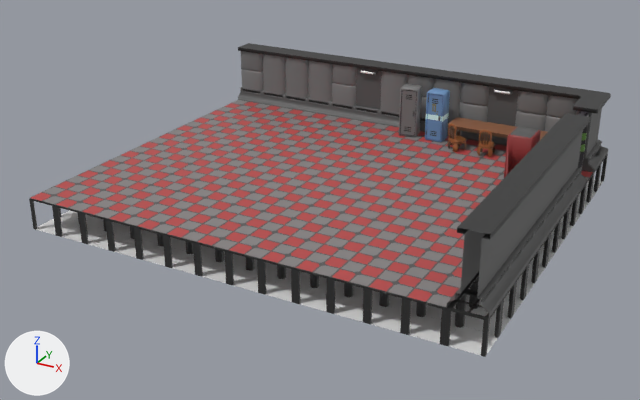
What one commit did to the FBX model Assets/Art/Models/Other/Character Customizer Scene.fbx.
Before and after are seen from a 50 mm lens placed at (100.44, 76.72, 10.38), pointed at (88.3, 98.8, -0.66). Arrows for +X, +Y and +Z are at lower left; the lights stay in place. Where no turn or scale is listed for an object, it has been applied to the vertices.

In view in the first picture: 'Plenum.160'.
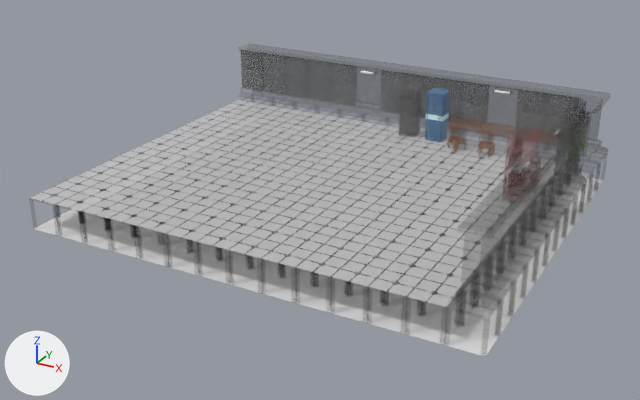
Scene script edits in JSON lines:
```json
{"op": "add", "block": "img_palette05_png_001", "code": ["img_palette05_png_001 = load_image('Palette05.png.001', '../../Textures/Palette05.png', 256, 256, 'Non-Color')"]}
{"op": "add", "block": "mat_palette05", "code": "n3 = _N.new('ShaderNodeTexImage'); n3.name = 'Image Texture.001'"}
{"op": "add", "block": "mat_palette05", "code": "n3.image = img_palette05_png_001"}
{"block": "mat_palette05", "where": "n0 = _N.new('ShaderNodeBsdfPrincipled'); n0.name = 'Principled BSDF'"}
{"op": "add", "block": "mat_palette05", "code": "_L.new(n3.outputs[0], n0.inputs[4])  # 'Color' to 'Alpha'"}
{"block": "me_plane_1159", "where": "# used by ob_plenum_160; location = (82.0, 94.0, 0.0)"}
{"op": "remove", "block": "me_plane_1159", "code": "me_plane_1159.from_pydata(...)  # 24575 vertices, 16024 faces; spans x -0.51..13.51, y -0.5..11.5, z -1.01..2.06"}
{"op": "add", "block": "me_plane_1159", "code": "me_plane_1159.from_pydata(...)  # 24734 vertices, 15951 faces; spans x -0.51..13.51, y -0.5..11.5, z -1.01..2.06"}
{"block": "me_plane_1159", "change": "me_plane_1159 part 1: 10 vertices removed from x 3.5..3.61, y 0.39..0.5, z -1.01..-0.04; 242 vertices added at x -0.5..12.5, y -0.5..10.5, z 0.0"}
{"block": "me_plane_1159", "change": "me_plane_1159 part 2: 25 vertices removed from x 12.52..13.5, y 8.5..9.5, z 0.0"}
{"block": "me_plane_1159", "change": "me_plane_1159 part 3: 1361 kept faces spanning x -0.5..12.5, y -0.5..10.5, z 0.0 get new texture (UV) coordinates"}
```

Boxes [x1, y1, x2, y2] around the edits, measured in the pictures (640 x 400 px):
```json
{"object": "Plenum.160", "change": "surface changed, reshaped", "before": [29, 43, 611, 357], "after": [31, 71, 604, 356]}
{"part": 1, "of": "me_plane_1159", "change": "built on", "before": [159, 234, 164, 246]}
{"part": 2, "of": "me_plane_1159", "change": "deleted", "before": [578, 159, 602, 194]}
{"part": 3, "of": "me_plane_1159", "change": "surface changed", "before": [31, 100, 507, 307], "after": [31, 100, 507, 307]}
```
